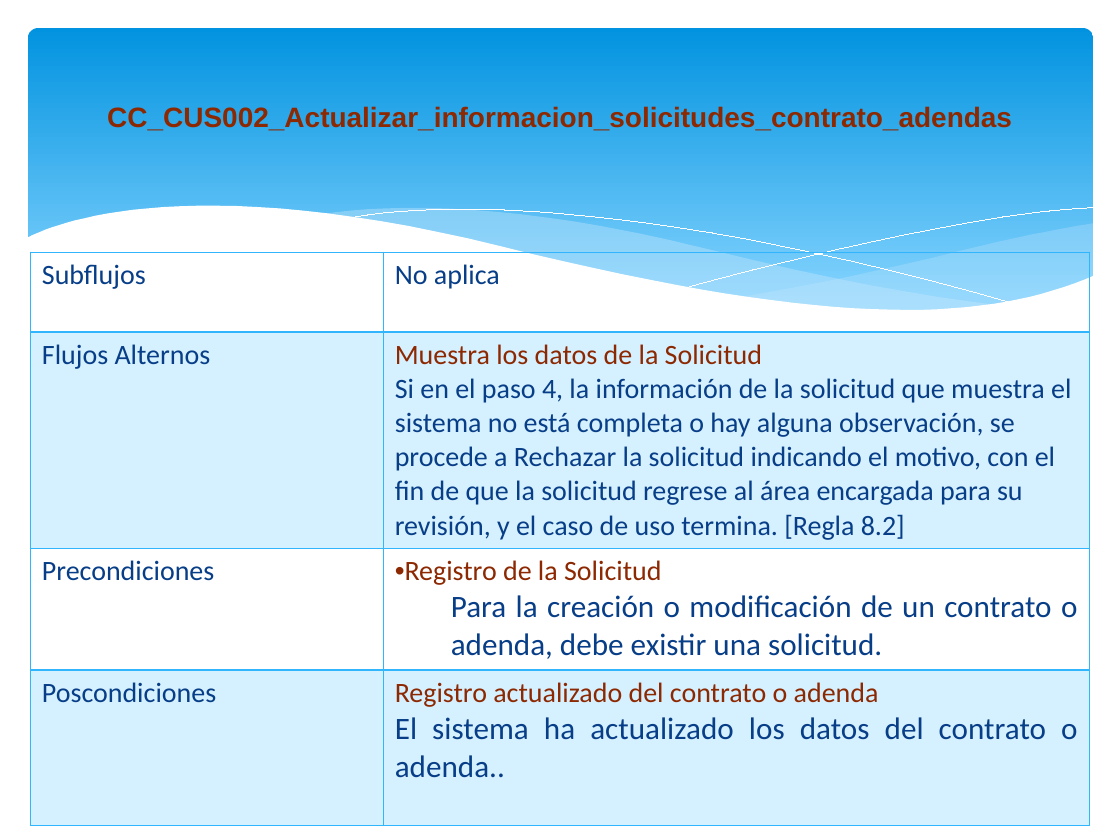
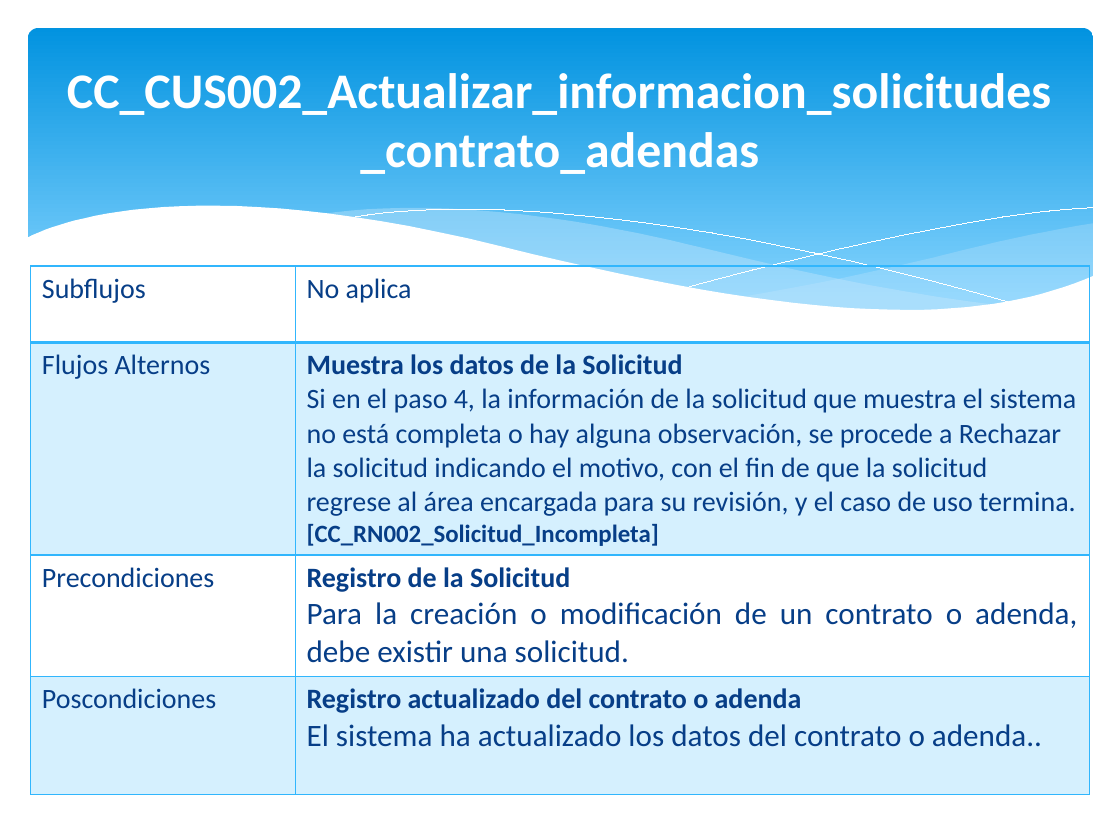
Before and after one commit to orlysemperfi/tp2-contratos-clientes, a slide deck: slide 17 of ITERACION 3/SUB ITERACION 4/PPT SUB-ITERACION 4 v1.1.pptx (slide 13 before the commit). Drawn at 1120x840 pixels with LibreOffice and Linux fonts; fonts in the diff are those of the drawing. Boxes give left, top, right and bottom in pixels: in the first picture for what was removed or moved away, otherwise in the second. Text is boxed around its words. In the diff, an @@ line names an element or a change of style, - is before the commit and + after.

```diff
--- a/ITERACION 3/SUB ITERACION 4/PPT SUB-ITERACION 4 v1.1.pptx
+++ b/ITERACION 3/SUB ITERACION 4/PPT SUB-ITERACION 4 v1.1.pptx
@@ text "CC_CUS002_Actualizar_informacion_solicitudes_contrato_adenda ..." at (67,73,1051,174): size 18 to 32 pt, font Arial to Calibri, text colour #8C2902 to #FFFFFF; line spacing 0.9 to 1 @@
@@ table at (30,267,1089,791) @@
-row 2, column 2: Muestra los datos de la Solicitud / Si en el paso 4, la información de la solicitud que muestra el sistema no está completa o hay alguna observación, se procede a Rechazar la solicitud indicando el motivo, con el fin de que la solicitud regrese al área encargada para su revisión, y el caso de uso termina. [Regla 8.2]
+row 2, column 2: Muestra los datos de la Solicitud / Si en el paso 4, la información de la solicitud que muestra el sistema no está completa o hay alguna observación, se procede a Rechazar la solicitud indicando el motivo, con el fin de que la solicitud regrese al área encargada para su revisión, y el caso de uso termina. [CC_RN002_Solicitud_Incompleta]
@@ text colour #8C2902 to #073E87, bold on in "Registro de la Solicitud", "Registro actualizado del contrato o adenda" @@
@@ bullet • to none @@
@@ list level 2 to 1 in "Para la creación o modificación ..." @@
@@ table: place and size @@
-table at (30,252,1089,815)
+table at (30,267,1089,791)
```
Also in this commit, not shown: 16 other slides changed, 4 slides added, 1 other file.
